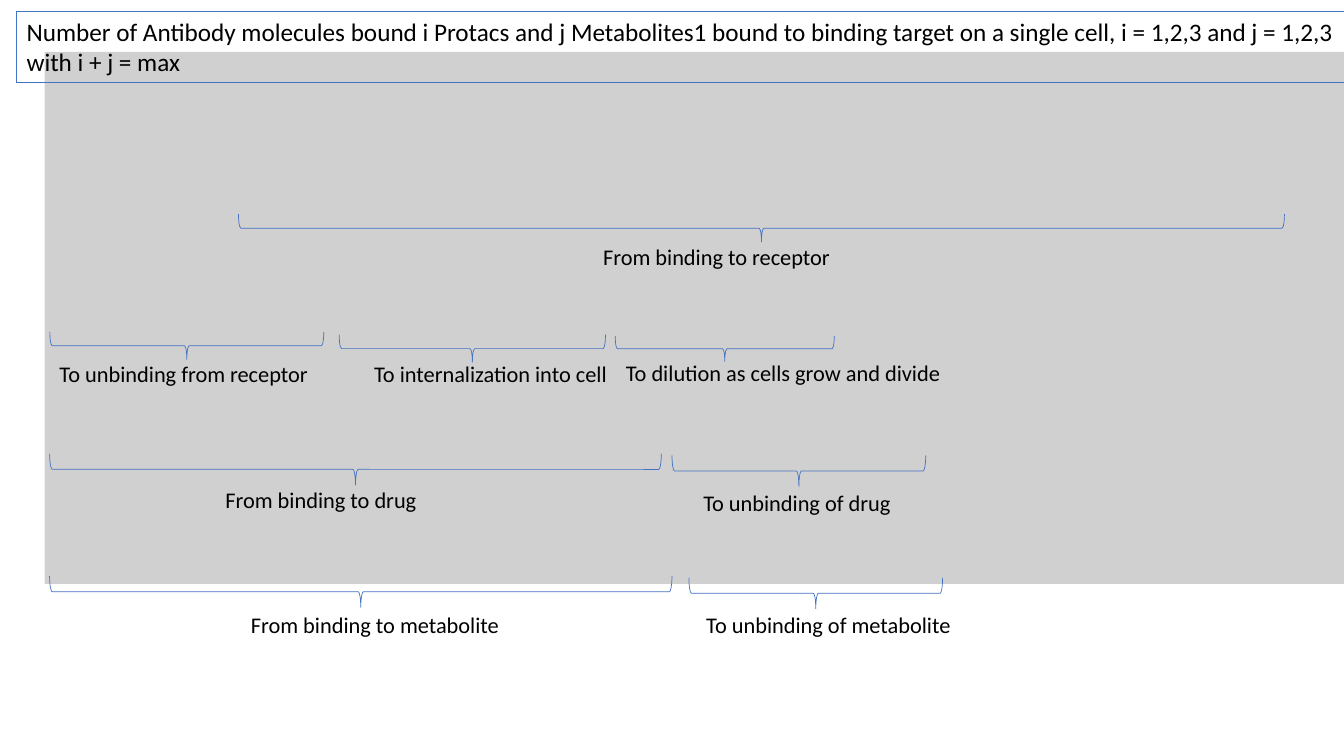
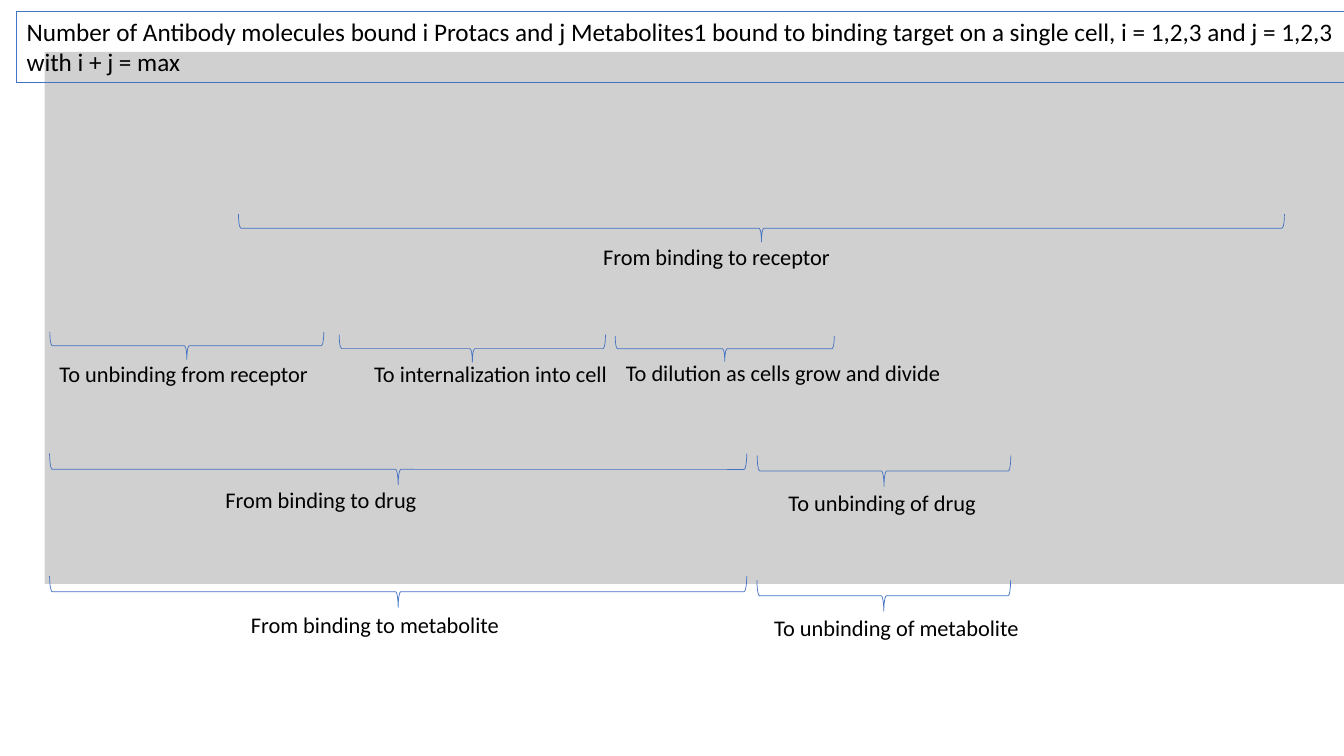
Before and after one commit to judith-stein/hc-protac-shuttle-rshiny-in-vivo, a slide deck: slide 41 of www/logistic_pk_pd_equations_explained.pptx. Drawn at 1344x756 pixels with LibreOffice and Linux fonts; fonts in the diff are those of the drawing; grey boxes stand for pictures. Boxes give left, top, right and bottom in pixels: in the first picture for what was removed or moved away, otherwise in the second. Text is boxed around its words. In the diff, an @@ line names an element or a change of style, - is before the commit and + after.

```diff
--- a/www/logistic_pk_pd_equations_explained.pptx
+++ b/www/logistic_pk_pd_equations_explained.pptx
@@ right brace: place and size @@
-right brace at [49,454,661,485]
+right brace at [49,454,747,485]
@@ right brace: place and size @@
-right brace at [672,455,926,486]
+right brace at [758,455,1012,486]
@@ text "To unbinding of drug": place and size @@
-text "To unbinding of drug" at [703,495,891,515]
+text "To unbinding of drug" at [788,495,976,515]
@@ right brace: place and size @@
-right brace at [49,576,671,607]
+right brace at [49,576,747,607]
@@ right brace: place and size @@
-right brace at [689,578,943,609]
+right brace at [757,580,1011,612]
@@ text "To unbinding of metabolite": place and size @@
-text "To unbinding of metabolite" at [706,617,951,637]
+text "To unbinding of metabolite" at [774,620,1019,640]
```
Also in this commit, not shown: 15 other slides changed, 4 other files.
